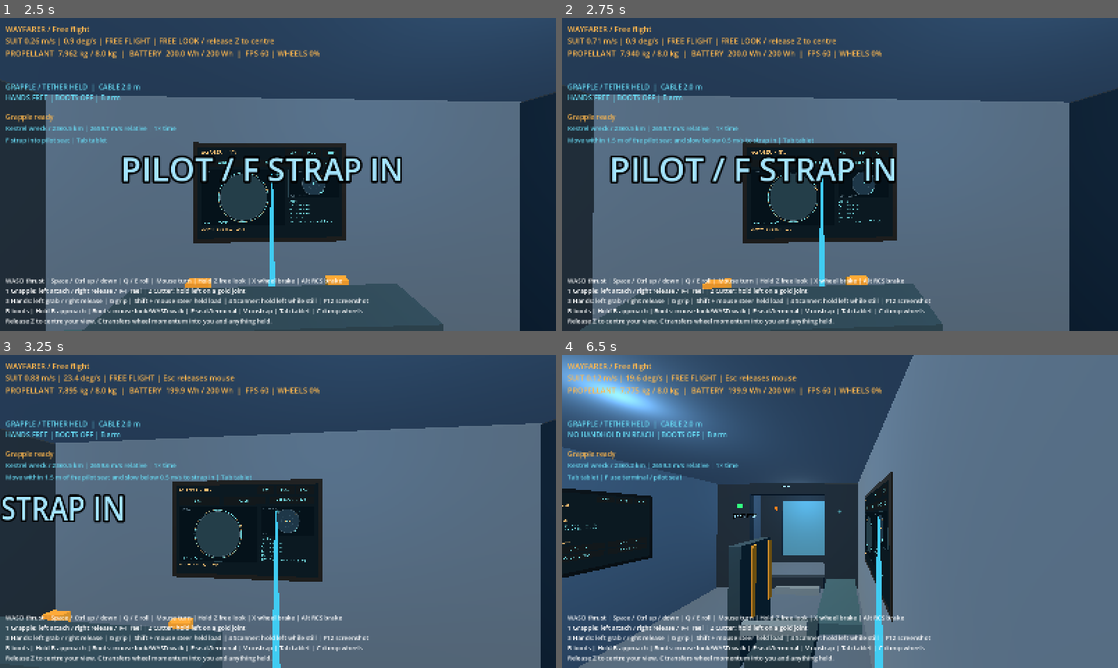
Above: before the commit, frames 1-4 (two rows, left to right).
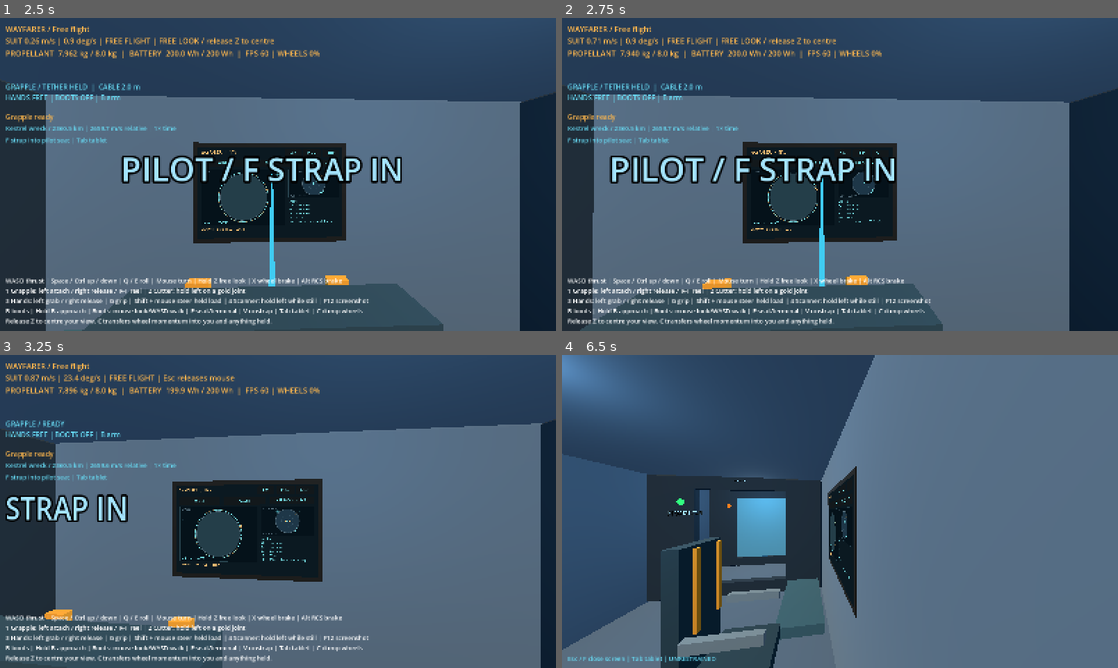
Above: after the commit, the same moments.

Repository: Conrad-N/Wayfarer
Game: Godot game, scene res://scenes/main.tscn
The game is run twice, just before and just after one commit, with the same random seed, the same clock (stepped at 60 frames per second) and the same inputs.
Inputs (mouse positions are in pixels of both pictures, inside the frame that each line leads up to):
- Up to frame 1 (2.5 s): tap Enter at 0.5 s; move the mouse to (305, 174) at 0.52 s; hold W (move_forward) 0.53-1.25 s; hold F (interact) 0.53-1.25 s; click (305, 174) at 0.67 s; tap Tab (tablet) at 0.8, 2.3 s; tap Space (move_up) at 1.25 s; drag from (166, 190) to (250, 237) at 1.27 s; move the mouse to (333, 105) at 2.02 s; hold D (move_right) from 2.03 s (still down); hold Z (freelook) from 2.03 s (still down)
- Up to frame 2 (2.75 s): keep holding D (move_right); keep holding Z (freelook)
- Up to frame 3 (3.25 s): move the mouse to (272, 517) at 2.77 s; release D (move_right) at 2.78 s; release Z (freelook) at 2.78 s; hold W (move_forward) from 2.78 s (still down); tap R (grapple_reel_in) at 2.85 s; click (272, 517) at 2.92 s; tap F (interact) at 3.05 s
- Up to frame 4 (6.5 s): move the mouse to (878, 514) at 3.52 s; hold Tab (tablet) 3.53-4.25 s; tap T (grapple_reel_out) at 3.6 s; release W (move_forward) at 4.25 s; drag from (673, 464) to (756, 433) at 4.27 s; move the mouse to (867, 511) at 5.02 s; hold Alt (brake) 5.03-5.78 s; hold B (magnetic_boots) 5.03-5.78 s; click (867, 511) at 5.17 s; tap Tab (tablet) at 5.3 s; move the mouse to (817, 505) at 5.77 s; hold D (move_right) from 5.78 s (still down); tap G (physical_grip) at 5.85 s; tap F (interact) at 6.05 s

Frame 1 is identical in both runs. In frame 2, 0.4% of the frame differs, in the area x 1-46%, y 38-41%; in frame 3, 3.1%; in frame 4, 34%, in the area x 0-67%, y 0-100%.

Commit message:
seat: accept strap-in within 2 m and under 1 m/s
Loosened from 1.5 m / 0.5 m/s at Conrad's request after play. The
harness catch speed now follows the same constant so the gate and the
grab cannot disagree. Tests moved off the old boundaries.

Diff:
--- a/godot/scripts/ship/ship_interaction.gd
+++ b/godot/scripts/ship/ship_interaction.gd
@@ -2,10 +2,10 @@
 class_name ShipInteraction
 extends Node
 
-const STRAP_REACH_M: float = 1.5
-const STRAP_MAX_SPEED_MPS: float = 0.5
+const STRAP_REACH_M: float = 2.0
+const STRAP_MAX_SPEED_MPS: float = 1.0
 const SEAT_READY_HINT: String = "F strap into pilot seat | Tab tablet"
-const SEAT_APPROACH_HINT: String = "Move within 1.5 m of the pilot seat and slow below 0.5 m/s to strap in | Tab tablet"
+const SEAT_APPROACH_HINT: String = "Move within 2 m of the pilot seat and slow below 1 m/s to strap in | Tab tablet"
 
 var player: Player
 var ship: PlayerShip
@@ -29,7 +29,7 @@
 	add_child(_seat_restraint)
 	_seat_restraint.configure(player, _camera)
 	_seat_restraint.max_reach_m = 2.5
-	_seat_restraint.max_catch_speed_mps = 0.5
+	_seat_restraint.max_catch_speed_mps = STRAP_MAX_SPEED_MPS
 	_seat_restraint.max_grip_force_n = 200000.0
 	_seat_restraint.max_grip_torque_nm = 50000.0
 	tablet = preload("res://ui/world_screen.tscn").instantiate() as WorldScreen
--- a/godot/tests/test_ship_interaction.gd
+++ b/godot/tests/test_ship_interaction.gd
@@ -52,10 +52,10 @@
 	var fixture: Dictionary = _fixture()
 	var player: Player = fixture.player
 	var interaction: ShipInteraction = fixture.interaction
-	player.position = Vector3(1, 0, 1)
+	player.position = Vector3(1.5, 0, 1)
 	check(not interaction.strap_in(), "seat cannot pull pilot from across the hab")
 	player.position = PlayerShip.SEAT_POSITION
-	player.linear_velocity = Vector3.RIGHT
+	player.linear_velocity = Vector3.RIGHT * 1.5
 	check(not interaction.strap_in(), "fast approach rejected")
 	player.linear_velocity = Vector3.ZERO
 	player.position += Vector3(0.5, 0.15, 0.1)
@@ -280,16 +280,16 @@
 	var fixture: Dictionary = _fixture()
 	var player: Player = fixture.player
 	var interaction: ShipInteraction = fixture.interaction
-	player.position = PlayerShip.SEAT_POSITION + Vector3(2.0, 0, 0)
+	player.position = PlayerShip.SEAT_POSITION + Vector3(2.4, 0, 0)
 	player.basis = Basis(Vector3.UP, PI / 2.0)
 	await _frames(2)
-	check(interaction._aimed_seat(), "pilot two metres away is looking at the seat")
+	check(interaction._aimed_seat(), "pilot beyond reach is still looking at the seat")
 	check_eq(interaction.hint, ShipInteraction.SEAT_APPROACH_HINT, "distant pilot is told to close in, not offered F")
-	check(not interaction.strap_in(), "F at two metres is rejected, matching the prompt")
+	check(not interaction.strap_in(), "F from beyond reach is rejected, matching the prompt")
 	player.position = PlayerShip.SEAT_POSITION + Vector3(1.2, 0, 0)
 	await _frames(2)
 	check_eq(interaction.hint, ShipInteraction.SEAT_READY_HINT, "pilot within reach is offered F")
-	player.linear_velocity = Vector3(0, 0, 1.0)
+	player.linear_velocity = Vector3(0, 0, 1.5)
 	await _frames(1)
 	check_eq(interaction.hint, ShipInteraction.SEAT_APPROACH_HINT, "a fast pilot is told to slow down")
 	player.linear_velocity = Vector3.ZERO
Not shown, changed: docs/DECISIONS.md
